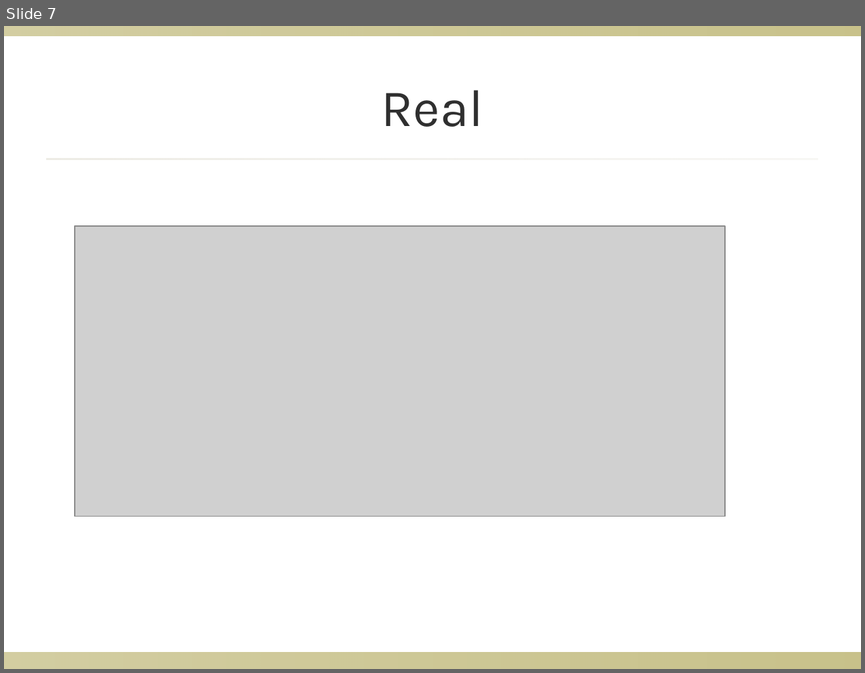
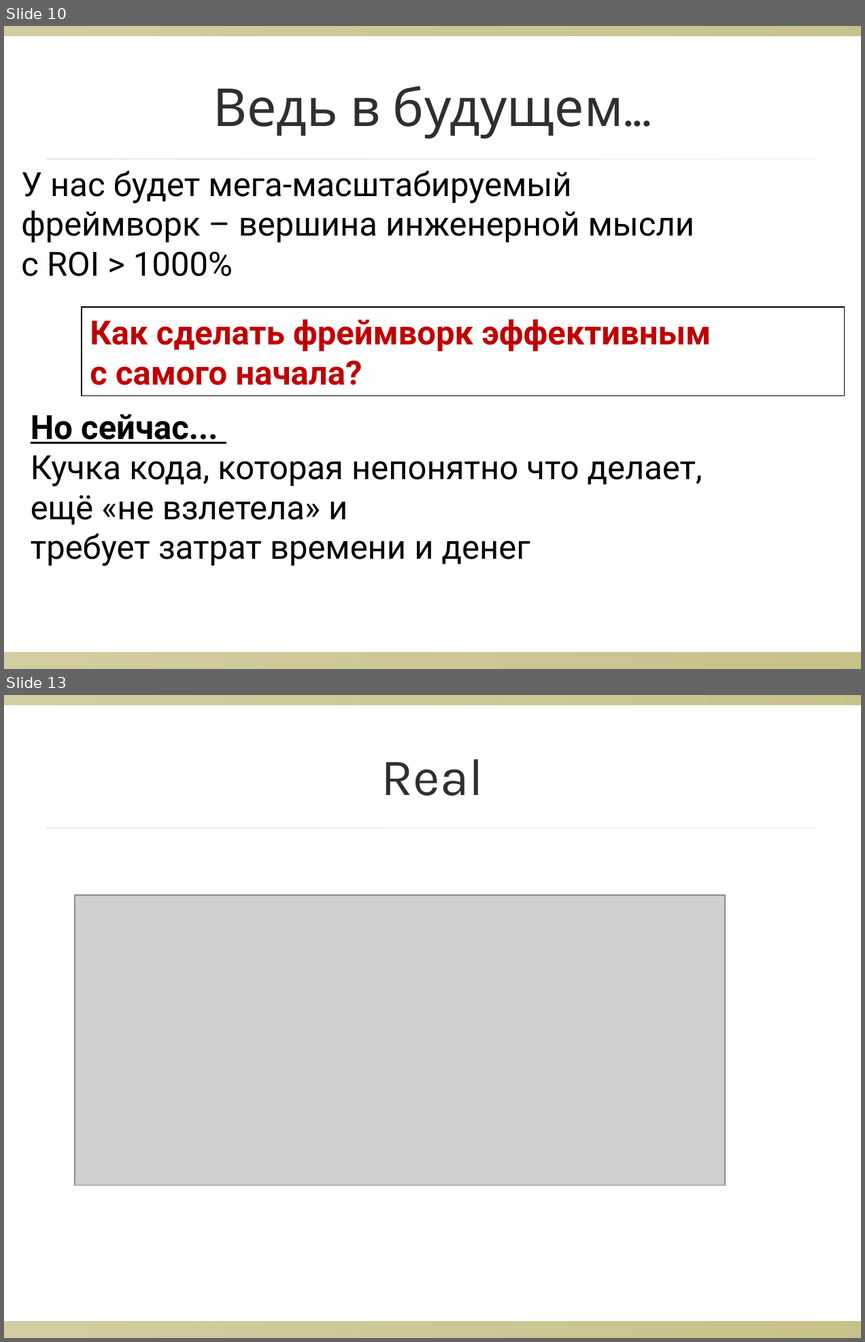
Before and after one commit to bluestarsoft777/p-secamp-2014, a slide deck: presentation/swd-page-recorder.ppt. Shown one above the other, each under a label of ours: slide 7 before the commit, slides 10 and 13 after it; the slides between them are not shown. The pictures are 865x673 and 865x1342 pixels, drawn with LibreOffice and Linux fonts; fonts in the diff are those of the drawing; grey boxes stand for pictures; background and template pictures are left out. Boxes give left, top, right and bottom in pixels: in the first picture for what was removed or moved away, otherwise in the second. Text is boxed around its words. In the diff, an @@ line names an element or a change of style, - is before the commit and + after.

```diff
--- a/presentation/swd-page-recorder.ppt
+++ b/presentation/swd-page-recorder.ppt
@@ slide 10 added at (4, 26, 861, 669), background picture (left out); not listed: 3 template elements that a slide beside it also shows @@
@@ title added at (213, 86, 623, 139), 44 pt, text #2F2F2F @@
+Ведь в будущем...
@@ text added at (21, 170, 694, 276), 28 pt, text #000000 @@
+У нас будет мега-масштабируемый
+фреймворк – вершина инженерной мысли
+с ROI > 1000%
@@ rectangle added at (81, 307, 844, 396), outline #000000 0.74 pt, 28 pt, text #C00000, bold @@
+Как сделать фреймворк эффективным
+с самого начала?
@@ text added at (31, 414, 702, 566), 28 pt, text #000000 @@
+Но сейчас...
+Кучка кода, которая непонятно что делает,
+ещё «не взлетела» и
+требует затрат времени и денег
@@ what was slide 7 is now slide 13 @@
```
Also in this commit, not shown: 5 other slides added, 3 other files.
